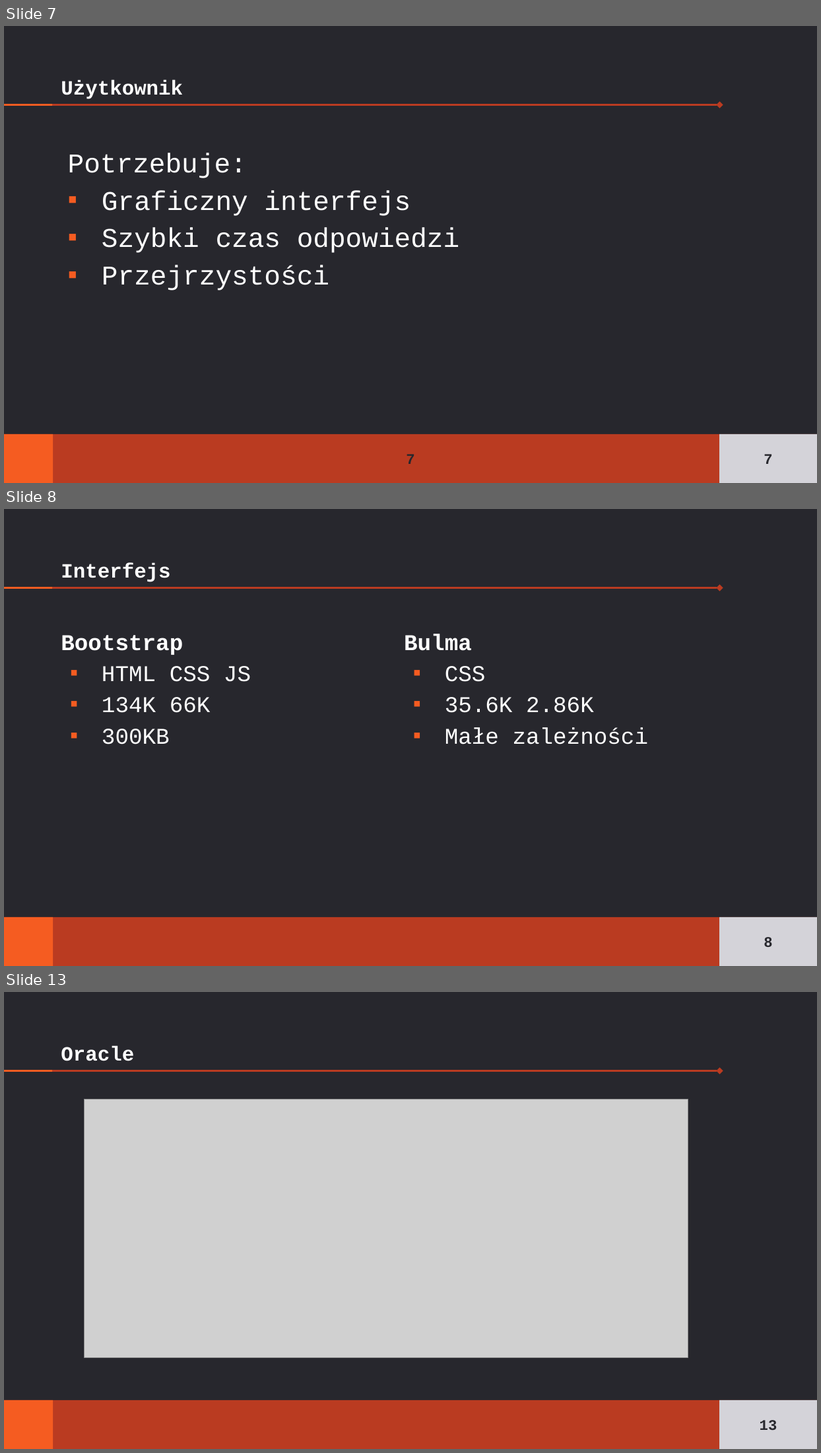
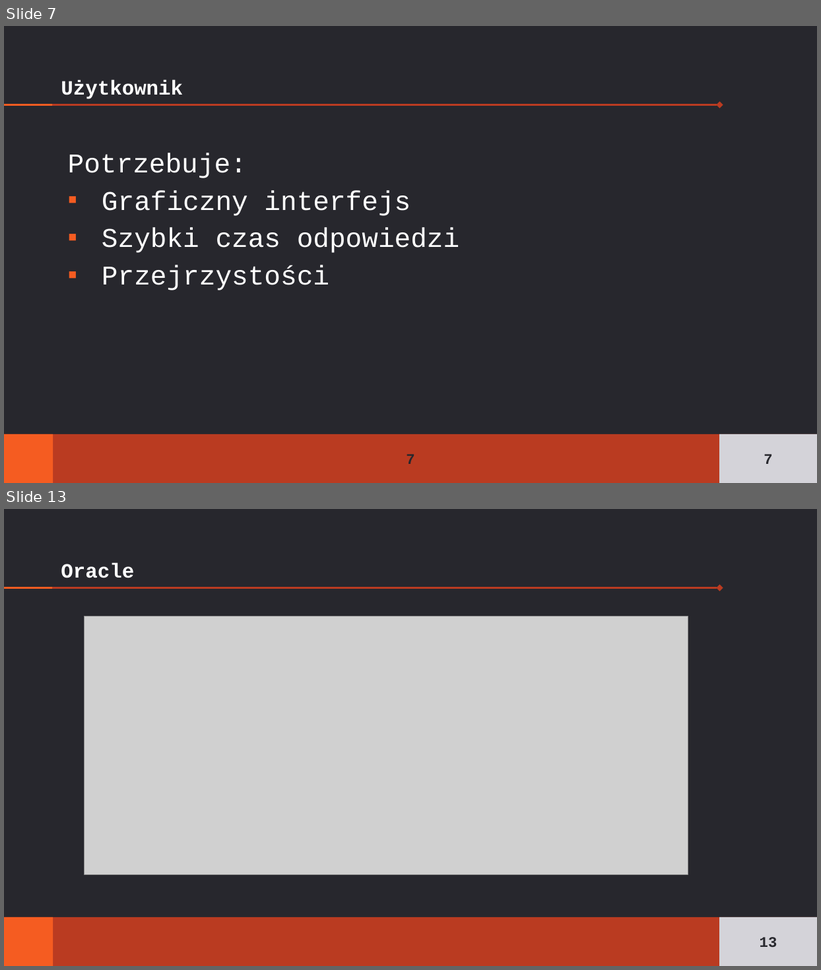
Before and after one commit to zelechowskij/JPWP-odpowiedzi, a slide deck: Zelechowksi_Aledroggo.pptx. Shown one above the other, each under a label of ours: slides 7, 8 and 13 before the commit, slides 7 and 13 after it; the slides between them are not shown. The pictures are 821x1453 and 821x970 pixels, drawn with LibreOffice and Linux fonts; fonts in the diff are those of the drawing; grey boxes stand for pictures. Boxes give left, top, right and bottom in pixels: in the first picture for what was removed or moved away, otherwise in the second. Text is boxed around its words. In the diff, an @@ line names an element or a change of style, - is before the commit and + after.

```diff
--- a/Zelechowksi_Aledroggo.pptx
+++ b/Zelechowksi_Aledroggo.pptx
@@ slide 8 removed at box(4, 509, 817, 966), background #27272D; not listed: 4 template elements that a slide beside it also shows @@
@@ title removed at box(61, 563, 170, 582) @@
-Interfejs
@@ text removed at box(61, 635, 251, 745) @@
-Bootstrap
-▪ HTML CSS JS
-▪ 134K 66K
-▪ 300KB
@@ text removed at box(404, 634, 649, 745) @@
-Bulma
-▪ CSS
-▪ 35.6K 2.86K
-▪ Małe zależności
@@ page number removed at box(719, 917, 817, 966) @@
-8
```
Also in this commit, not shown: 11 slides changed, 3 slides added.
